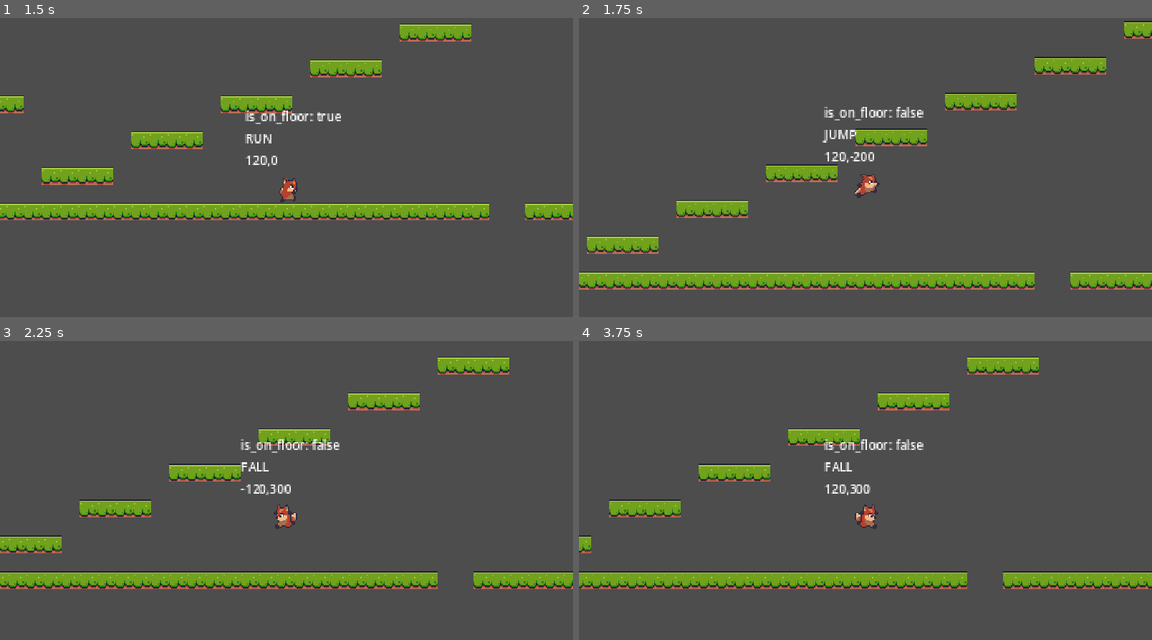
Above: before the commit, frames 1-4 (two rows, left to right).
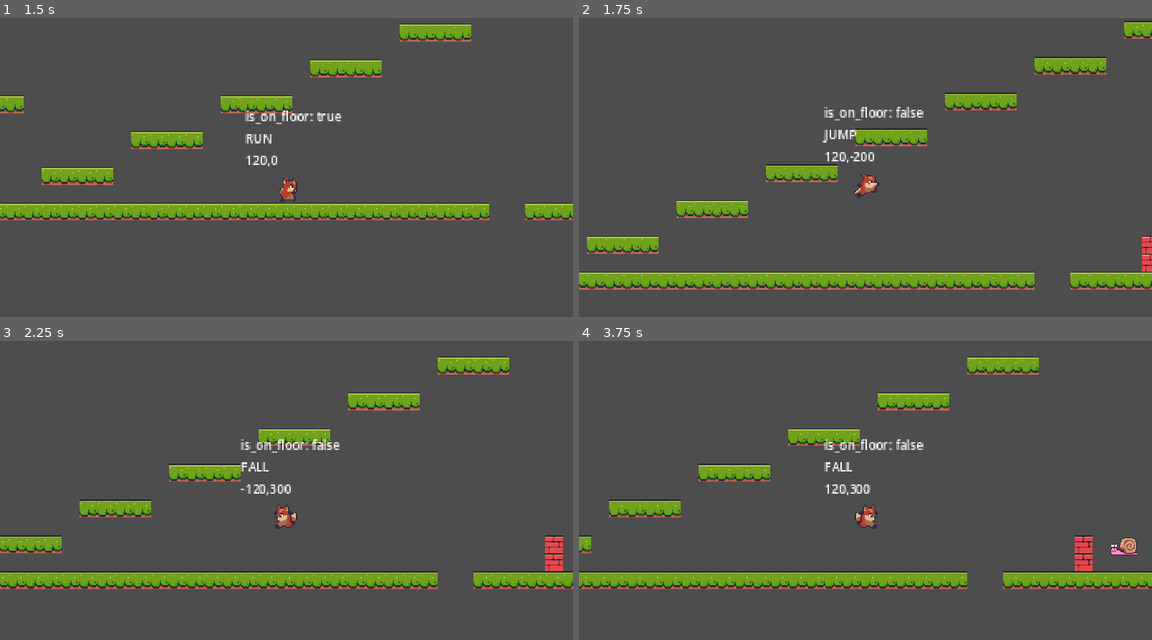
Above: after the commit, the same moments.

Repository: leobewater/godot-foxy-antics
Game: Godot game, scene res://level_base/level_base.tscn
Two runs of this game, one before a commit and one after it. Both use one fixed random seed, a clock stepped at 60 frames per second and the inputs below. The project has no main scene, so this scene is started directly.
Inputs:
- Up to frame 1 (1.5 s): hold Right (right) from 0.53 s (still down); tap Space (jump) at 0.77 s
- Up to frame 2 (1.75 s): keep holding Right (right); tap Space (jump) at 1.52 s
- Up to frame 3 (2.25 s): release Right (right) at 2.03 s; hold Left (left) from 2.03 s (still down)
- Up to frame 4 (3.75 s): release Left (left) at 2.78 s; hold Right (right) from 2.78 s (still down); tap Space (jump) at 3.02 s

Frame 1 is identical in both runs. In frame 2, 0.2% of the frame differs, in the area x 98-100%, y 72-85%; in frame 3, 0.4%; in frame 4, 0.6%, in the area x 86-98%, y 64-77%.

Commit message:
add wall and snail to the level

Diff:
--- a/level_base/level_base.tscn
+++ b/level_base/level_base.tscn
@@ -1,9 +1,10 @@
-[gd_scene load_steps=7 format=3 uid="uid://bdmrwmjesfx8o"]
+[gd_scene load_steps=8 format=3 uid="uid://bdmrwmjesfx8o"]
 
 [ext_resource type="Script" path="res://level_base/level_base.gd" id="1_gjrkq"]
 [ext_resource type="Texture2D" uid="uid://bpiv1pl74okud" path="res://assets/tiles/Terrain (16x16).png" id="1_jpale"]
 [ext_resource type="PackedScene" uid="uid://cph6xskm1anvs" path="res://player_cam/player_cam.tscn" id="2_6wir8"]
 [ext_resource type="PackedScene" uid="uid://blvkdxh18qnmw" path="res://player/player.tscn" id="3_mxm1x"]
+[ext_resource type="PackedScene" uid="uid://dg38qoh7ar5f1" path="res://enemies/snail/snail.tscn" id="5_ef5dn"]
 
 [sub_resource type="TileSetAtlasSource" id="TileSetAtlasSource_dkkex"]
 texture = ExtResource("1_jpale")
@@ -526,7 +527,7 @@
 [node name="TileMap" type="TileMap" parent="."]
 tile_set = SubResource("TileSet_s4m5k")
 format = 2
-layer_0/tile_data = PackedInt32Array(-4, 458752, 0, -3, 4587 …(2958 unchanged characters)… -1900531, 458752, 0, -1900530, 458752, 0)
+layer_0/tile_data = PackedInt32Array(-4, 458752, 0, -3, 4587 …(2958 unchanged characters)… -1900531, 458752, 0, -1900530, 458752, 0, -131033, 1179648, 4, -196569, 1179648, 4)
 
 [node name="PlayerCam" parent="." instance=ExtResource("2_6wir8")]
 position = Vector2(256, -150)
@@ -534,3 +535,6 @@
 
 [node name="Player" parent="." instance=ExtResource("3_mxm1x")]
 position = Vector2(235, -54)
+
+[node name="Snail" parent="." instance=ExtResource("5_ef5dn")]
+position = Vector2(666, -39)
